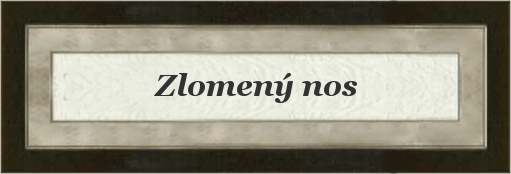
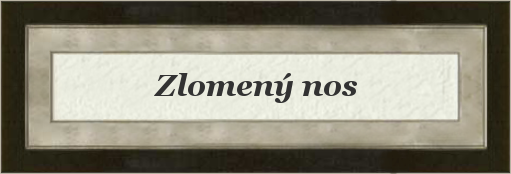
Comparing the layer stacks of the two 511 x 174 images. Changes:
painted on "Card" over [left=30, top=33, right=488, bottom=141]
